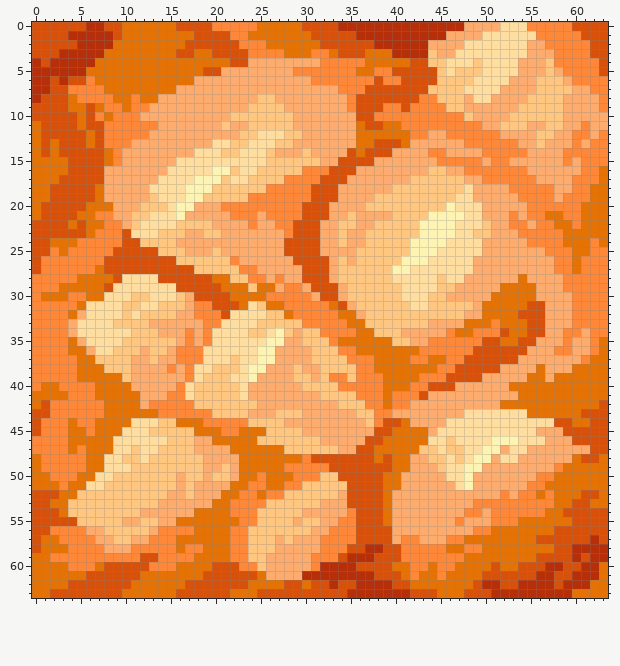
One commit to this pixel-art sprite: textures/blocks/shroomlight.png. The picture above is the old version.
The file is 64x64 pixels.
The same view after the edit:
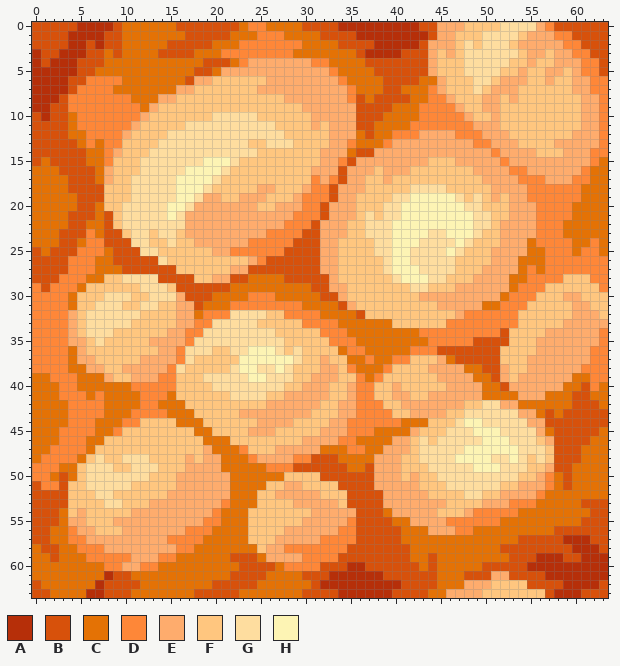
Palette (. is transparent): A #b62f09  B #d7510b  C #e47205  D #fe8738  E #feac6d  F #ffc67f  G #fedd9f  H #fdf4b4
Change:
Changed rows in their new state; - is an unchanged pixel.
first column x 0:
 0 -----A--A-----------BBBC-D-----------------BBEEEFFFF---GE-BB----
 1 --------B--------B----CC-DDD---C------------BE-FFF----FEEE--B---
 2 ----A-B-BB-----BB---CCC---DDDD--CC---------B---F-F---FE--EE--B--
 3 A-----BB-B----BB----CDDD----D--CC-CC-AAA-BBBEF-F------F--FEE----
 4 -----BBB-----------BBBCD-------D-CCCCBBBBB--E-FF-G---FF-F-EEE---
 5 -----BB-----------B-C--------EEEE-CC--BB----E-F-GG--FF-FFE-FE---
 6 --A----DDD-------B--FFFFFF-----EEE-CCCCBB--CCE-----FE--F-E-FEE--
 7 --AAB---D---------FFFFFFF---------E-CCC--CCCDE--F-FE--FF--------
 8 -AA-D----DDC----FFFFFFFFF--F---------C----CC-DE-FFE-F-F----FF---
 9 AA--DDDD--D-C-FFFFFFFFFF----FF-----E---BCCC---DEFF--FF-----FF---
10 -A--CDD-D----FFFFFFFGGGGG----FF-------BCCCC-----EFF-F------FF--D
11 B---CDDD---EFFFFFGGGGGGGGGG--FF-F---B-C--C-------E-----FF--FFE-D
12 B---CCDD--EFFFFGGGGGGGGGG-----FFF----B--DD-E--E---EE-FFF--FFEE--
13 B-B--CDC--FFFFGGGGGG--GGFF-GGFFFF--D--CDEE------E--EEEFF-F--E-E-
14 B-B---CCDEFFFGGGGG---GG--F-FFF-F---CB-EE----EE----E-EEE-FFFEEE--
15 B-BB--CCDFFFGGGG---HHH-FFF--------D-EE------FFFEEE-E-------E-E-C
16 ---B---C-FFFGGG--HHH-G-FF-----FEEE-E--F---FF--FFFEEEE---------C-
17 ---C---C-FFGGG--HH--G-FF----FFF-ED---FF-FF------FFEEEE--D-----C-
18 --CC---BFFFGG---H--G-----EEFFFEDD----FFF--GGGG--FFF--EE---DD-C--
19 --CCC--BFFFGGG--H-GEE--EEEFFFE-DD---FF--GGHHHHH-FGF-F-E---D--C--
20 -CCCC-B-FFGGGGGH-G---EEEEFFEEEDD----F--GGHHHHH-H--FFF--E----C---
21 -CCC-BBCBFGGG--HG-----EEE-EEE-DD---EFGFGGHHH----H-GFFE-E-DD-C---
22 CCCCB---BFGG----GEEE----E--E-DD---E-FGGGHHH----HH-GF-EE---D-C---
23 CCC---DCBBF--FGG---EE-----DD-D----EFFGGGHHH-GG-HHG-F--EE--------
24 CC-BBC--BB-GG--GFF------DDDDD------FF-GGHH-GGG-H-FFF---C---D----
25 -CBBB---C---GG---FFFE-DDDDDD------FF--GGHHGGG-H-FFF----CC----D-C
26 -BBB---CC-----GF------FF-DBBB---E--F---GH-GG---FFFF---CCCD--D---
27 -BBB----CC------FF----EEBBBBBB--E------G--H----FFF----CDCD--D---
28 BBB--D--FF--------FFEEBBCCCCBB-----------HHH-GFFF----C-DDDDFFF--
29 -B-DD-FFFFFF---F-----B--C--CCCC--E-------F--F-------E-DDDFFFFFF-
30 -DDDCFFF--------EB--CC--DD-CCCCC---------FFEEE-----E-DDDFFF-EFFF
31 ----CFF---------E-BCCCDDDDDD--CCC---------FF-EEEE---DDDFFFFFEEFF
32 ----EF----G-------C--D------D---CC--B----------EDDDDDDFFFFFFEEEF
33 -----F---GG--FFF--D-G-------------C--CCC----FFDDDDD-DDFFFFF-EEEE
34 -----F---FF---F---DG----GG-F-F-----C--CCCCCDDD-DD----FFFF--EE-E-
35 ----E-F-FF---EEE--GG------GGFF----DD----CCCC-----B--BFFF---E--ED
36 -----EFFF---F-E--GG-FF--H--GFGF---C-D-----D--BBBB---FFFF--EE---D
37 ----CEE----F-E---GFFFF-HH--HHGF-E--CC---DDFFFECB----FFF------EDD
38 ----C-EE--E-----GFFF--GH-GGHG-FFEE-DCC-DFFFFEEEECC---FF-E---EDDD
39 CC------EF----DDFFFGGG---HGGG---EEF--C-FFFFFFEEEECCB-F-EE-EE--DD
40 C----CC----DDDDDFF--GGG-GGGGFFEEE-FE--FFEFFFFFE---CCBEEEEEE--BD-
41 ---D--CD----DDDCFF----G-GGFF----E--E--FFEEFF------CCCCEEE---BB--
42 -CCC--------D-CCCF-------F------FFEED--FFE------FFGGEE------BBBC
43 CCCC-------DDD-CCCFF---E---EEE-FFF--DD--FF----FF------EE-B-BB---
44 CCCCD-----DDFF-----FFFFF-EEE-FFFF--DDD-DD-CCFFF-HH-----EEB--BB--
45 CCC-DD---DFFF-------FFFFEEE---FF---DDDCC--EFFF---HHH-----CB----C
46 CCC-DD--FFFFFFF---FC--FFF-----EE--DDCCC-EEFGF-G---H--G--F-BB--CC
47 CC--D--FFFF-FF----F-CC-DFFFEEEEECCCDDC-EEEFGG-GGHH--HH-GGFBBBCCC
48 -----CFGFFGG-----E---CC-DEEEED----CCCCEEEFFGGG-HH--G-HGFGFBBBCC-
49 D--CCFGG-FFGGG---EE--CC---DD-BBBB--CC-EEEFFFGG--G-HHGGGFF-BB----
50 DDCBCFG--GGGG----EE-EEC--C--FFFFBB----EEEF-FFG--GGGGGGFFE--B----
51 BDDBFF--GGG------E------CCFFEE----B---EEE--FFFG-GGGGFF-EED-B----
52 ---BF--GG--------E---E-CCFFEEEEE--F----E----FFFFGGFFE-EEDC---CC-
53 --BB----GG---E------EDCCCF---EEE--F----E------FFFFEEE---CC--C-BB
54 -----E-----E------EED-CCF-----F----E---------FFFE-D---CCC--CCC--
55 ---CEE---E--EE--EEEDD--CF----FEE--E----BCC----D-DDD-CC------C---
56 --CC-E-F--EEE-EEE-DD--CC----EEE--E------BCCC---DDCC-------------
57 -B-C--E--EE--EE-DDD---CC----E-----------BCCCCCCC------BB---AAAB-
58 CBB-C------EEEEED-C---CCC-E-DDDD-----BB--BCCCC--CC--BBBBBB-----B
59 --BCCC-----EEE--CC----BBBC----D----BBB---BCCBCCC-----BBBAAA-BA--
60 ----CCC-DDEED-CC----CCCBBBBCDDD-BBB-A---BBBCBCC---B-BB-AA--AA--A
61 ------CCA--C-------CCC---BCCCCBBB-----A--BBBBC--BB-EE---B-AA---A
62 B---CCCA---B-----CCC----B---CC--A-AA----A-BBB---EEEFFFFBBB----AB
63 BBCCCCAA--B-----CC----B--CCCCC----A-----BB--C-EEEEFFFFFFFB--ABBB
